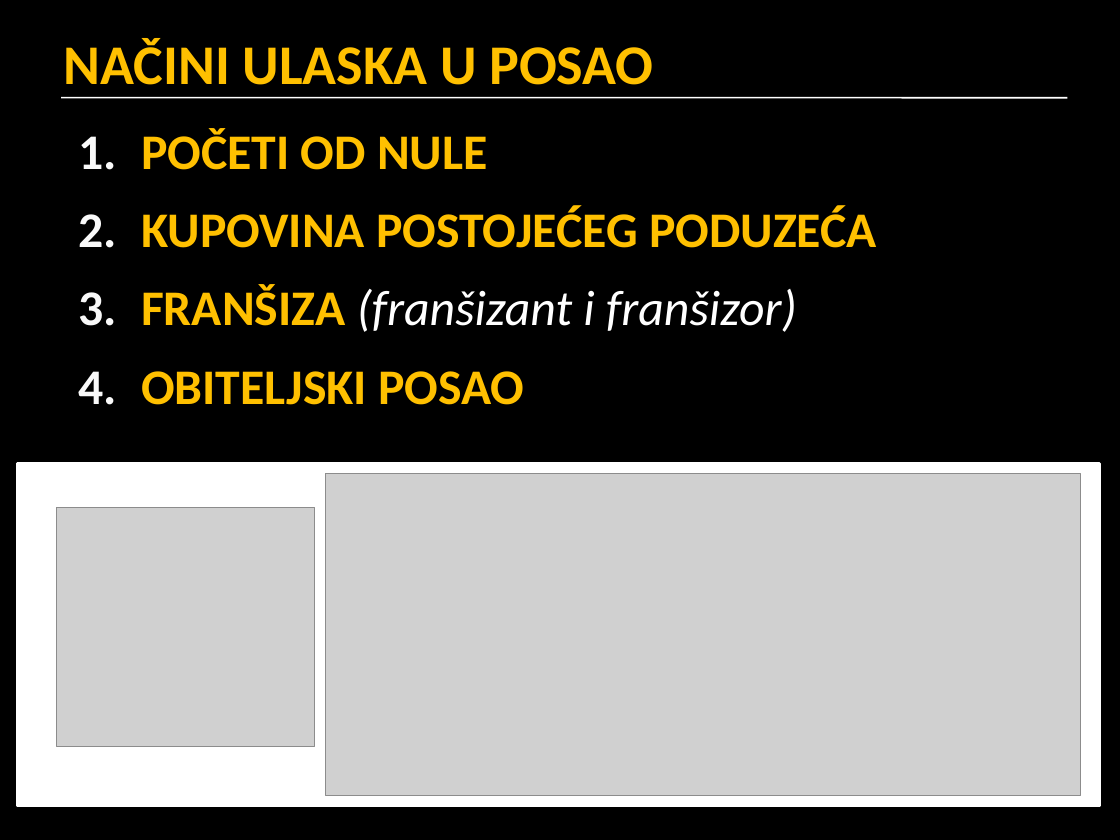
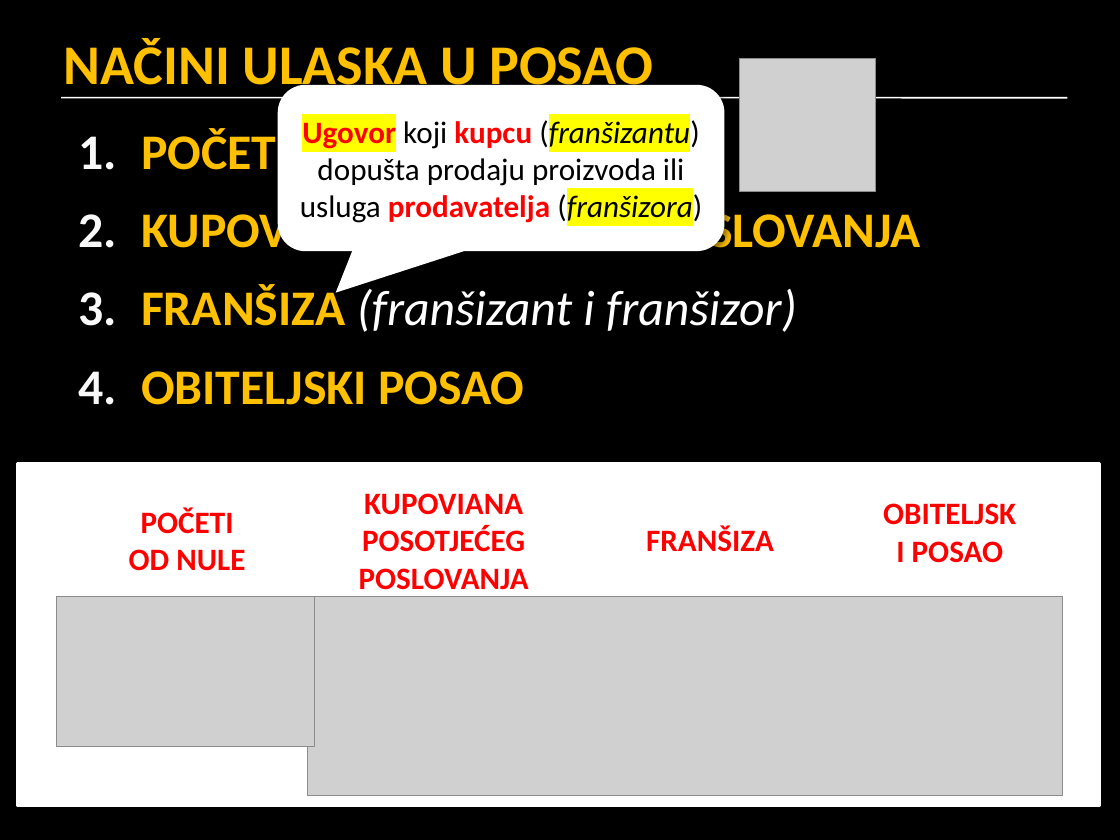
Before and after one commit to srednja-skola/politika, a slide deck: slide 3 of data/pptx/010_poduzetnistvo.pptx. Drawn at 1120x840 pixels with LibreOffice and Linux fonts; fonts in the diff are those of the drawing; grey boxes stand for pictures. Boxes give left, top, right and bottom in pixels: in the first picture for what was removed or moved away, otherwise in the second. Text is boxed around its words. In the diff, an @@ line names an element or a change of style, - is before the commit and + after.

```diff
--- a/data/pptx/010_poduzetnistvo.pptx
+++ b/data/pptx/010_poduzetnistvo.pptx
@@ picture added at <box>739,58,876,192</box> @@
@@ rounded speech box added at <box>278,85,725,252</box>, fill #FFFFFF, 20 pt, text #000000 @@
+Ugovor koji kupcu (franšizantu) dopušta prodaju proizvoda ili usluga prodavatelja (franšizora)
@@ text at <box>141,206,921,259</box>: text changed @@
-2. KUPOVINA POSTOJEĆEG PODUZEĆA
+2. KUPOVINA POSTOJEĆEG POSLOVANJA
@@ group added at <box>129,495,1003,584</box>: 3 texts, 1 rectangle @@
+KUPOVIANA POSOTJEĆEG POSLOVANJA
+POČETI OD NULE
+FRANŠIZA
+OBITELJSKI POSAO
@@ picture: place and size @@
-picture at <box>56,507,315,746</box>
+picture at <box>56,596,315,746</box>
@@ picture: place and size @@
-picture at <box>326,474,1081,795</box>
+picture at <box>308,596,1063,795</box>
```
Also in this commit, not shown: 7 other slides changed, 1 other file.
